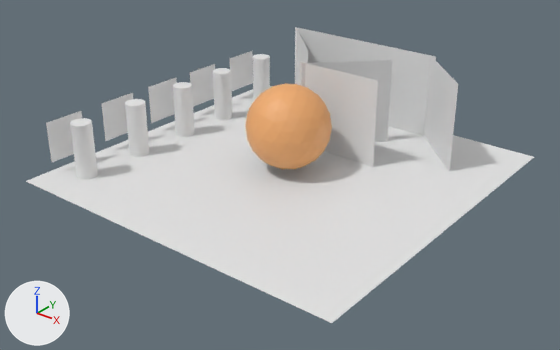
The Blender file examples/assets/Smoke.blend, before and after one commit.
Both versions are drawn from a 50 mm lens placed at (4.93, -6.32, 3.86), pointed at (0.07, -0.24, 0.09). The lights are fixed; the arrows at lower left show +X, +Y and +Z. The first picture is the older version.
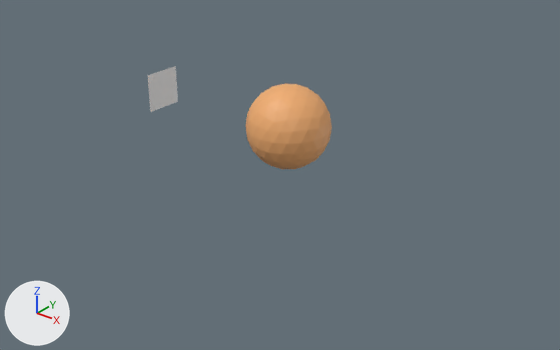
The newer file is also turned or shifted as a whole; pictures and numbers use the older file's frame.

Location of each change, [x1, y1, x2, y2] in pixels of the pictures (560 x 350 px):
'Plane', deleted
    before: [26, 86, 534, 323]
'Plane.006', deleted
    before: [300, 62, 378, 167]
'Plane.004', deleted
    before: [360, 41, 436, 136]
'Plane.003', deleted
    before: [424, 56, 458, 171]
'Plane.002', deleted
    before: [302, 60, 393, 142]
'Plane.005', deleted
    before: [295, 27, 361, 84]
'SmokeFlow', moved
    before: [148, 77, 177, 123]
    after: [148, 66, 178, 112]
'Cylinder.004', deleted
    before: [70, 118, 98, 180]
'Cylinder.003', deleted
    before: [125, 99, 149, 157]
'SmokeFlow.003', deleted
    before: [46, 111, 82, 162]
'Cylinder.002', deleted
    before: [173, 82, 194, 137]
'SmokeFlow.004', deleted
    before: [102, 93, 133, 141]
'Cylinder.001', deleted
    before: [213, 68, 232, 120]
'SmokeFlow.001', deleted
    before: [190, 64, 215, 107]
'SmokeFlow.002', deleted
    before: [230, 51, 253, 91]
'Cylinder', deleted
    before: [253, 54, 270, 101]
'Plane.001', deleted
    before: [296, 29, 308, 85]

The change, as a diff of the scene's bpy script:
```diff
--- a/examples/assets/Smoke.blend.py
+++ b/examples/assets/Smoke.blend.py
@@ ob_smokeflow @@
 ob_smokeflow = bpy.data.objects.new('SmokeFlow', me_smoke_inlet_plane)
-ob_smokeflow.location = (-2.0, 0.0, 0.428)
+ob_smokeflow.location = (-2.0, 0.0, 0.578)
@@ ob_plane @@
-ob_plane = bpy.data.objects.new('Plane', me_plane)
-ob_plane.location = (0.0, 0.0, 0.061)
-ob_plane.scale = (2.06, 2.06, 2.06)
@@ ob_smokeflow_001 @@
-ob_smokeflow_001 = bpy.data.objects.new('SmokeFlow.001', me_smoke_inlet_plane_001)
-ob_smokeflow_001.location = (-2.0, 0.717, 0.428)
@@ ob_smokeflow_002 @@
-ob_smokeflow_002 = bpy.data.objects.new('SmokeFlow.002', me_smoke_inlet_plane_002)
-ob_smokeflow_002.location = (-2.0, 1.488, 0.428)
@@ ob_smokeflow_003 @@
-ob_smokeflow_003 = bpy.data.objects.new('SmokeFlow.003', me_smoke_inlet_plane_003)
-ob_smokeflow_003.location = (-2.0, -1.504, 0.428)
@@ ob_smokeflow_004 @@
-ob_smokeflow_004 = bpy.data.objects.new('SmokeFlow.004', me_smoke_inlet_plane_004)
-ob_smokeflow_004.location = (-2.0, -0.734, 0.428)
@@ ob_cylinder @@
-ob_cylinder = bpy.data.objects.new('Cylinder', me_cylinder)
-ob_cylinder.location = (-1.658, 1.511, 0.356)
-ob_cylinder.scale = (0.116, 0.116, 0.341)
@@ ob_cylinder_001 @@
-ob_cylinder_001 = bpy.data.objects.new('Cylinder.001', me_cylinder_001)
-ob_cylinder_001.location = (-1.658, 0.721, 0.356)
-ob_cylinder_001.scale = (0.116, 0.116, 0.341)
@@ ob_cylinder_002 @@
-ob_cylinder_002 = bpy.data.objects.new('Cylinder.002', me_cylinder_002)
-ob_cylinder_002.location = (-1.658, 0.008, 0.356)
-ob_cylinder_002.scale = (0.116, 0.116, 0.341)
@@ ob_cylinder_003 @@
-ob_cylinder_003 = bpy.data.objects.new('Cylinder.003', me_cylinder_003)
-ob_cylinder_003.location = (-1.658, -0.758, 0.356)
-ob_cylinder_003.scale = (0.116, 0.116, 0.341)
@@ ob_cylinder_004 @@
-ob_cylinder_004 = bpy.data.objects.new('Cylinder.004', me_cylinder_004)
-ob_cylinder_004.location = (-1.658, -1.538, 0.356)
-ob_cylinder_004.scale = (0.116, 0.116, 0.341)
@@ ob_plane_001 @@
-ob_plane_001 = bpy.data.objects.new('Plane.001', me_plane_001)
-ob_plane_001.location = (-0.926, 1.454, 0.568)
-ob_plane_001.rotation_euler = (-0.785, 1.571, 0.0)  # degrees (-45, 90, 0)
-ob_plane_001.scale = (0.534, 0.534, 0.534)
@@ ob_plane_002 @@
-ob_plane_002 = bpy.data.objects.new('Plane.002', me_plane_002)
-ob_plane_002.location = (0.093, 0.994, 0.568)
-ob_plane_002.rotation_euler = (-2.356, 1.571, 0.0)  # degrees (-135, 90, 0)
-ob_plane_002.scale = (0.534, 0.534, 0.534)
@@ ob_plane_003 @@
-ob_plane_003 = bpy.data.objects.new('Plane.003', me_plane_003)
-ob_plane_003.location = (1.091, 1.454, 0.568)
-ob_plane_003.rotation_euler = (-0.785, 1.571, 0.0)  # degrees (-45, 90, 0)
-ob_plane_003.scale = (0.534, 0.534, 0.534)
@@ ob_plane_004 @@
-ob_plane_004 = bpy.data.objects.new('Plane.004', me_plane_004)
-ob_plane_004.location = (0.269, 1.812, 0.568)
-ob_plane_004.rotation_euler = (-1.571, 1.571, 0.0)  # degrees (-90, 90, 0)
-ob_plane_004.scale = (0.534, 0.534, 0.534)
@@ ob_plane_005 @@
-ob_plane_005 = bpy.data.objects.new('Plane.005', me_plane_005)
-ob_plane_005.location = (-0.774, 1.812, 0.568)
-ob_plane_005.rotation_euler = (-1.571, 1.571, 0.0)  # degrees (-90, 90, 0)
-ob_plane_005.scale = (0.534, 0.534, 0.534)
@@ ob_plane_006 @@
-ob_plane_006 = bpy.data.objects.new('Plane.006', me_plane_006)
-ob_plane_006.location = (0.196, 0.641, 0.568)
-ob_plane_006.rotation_euler = (-1.571, 1.571, 0.0)  # degrees (-90, 90, 0)
-ob_plane_006.scale = (0.534, 0.534, 0.534)
```
